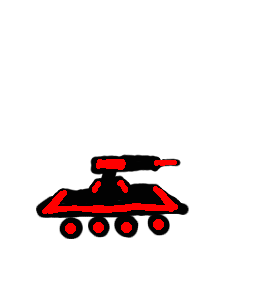
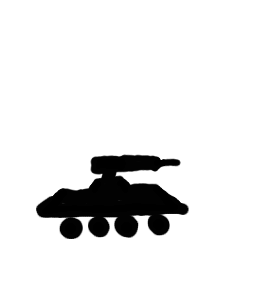
Layers edited between the first and the second 256 × 288 image:
added layer "Treść copy" above "Treść" over [42, 159, 178, 234]
hid "Treść" over [42, 159, 178, 234]
